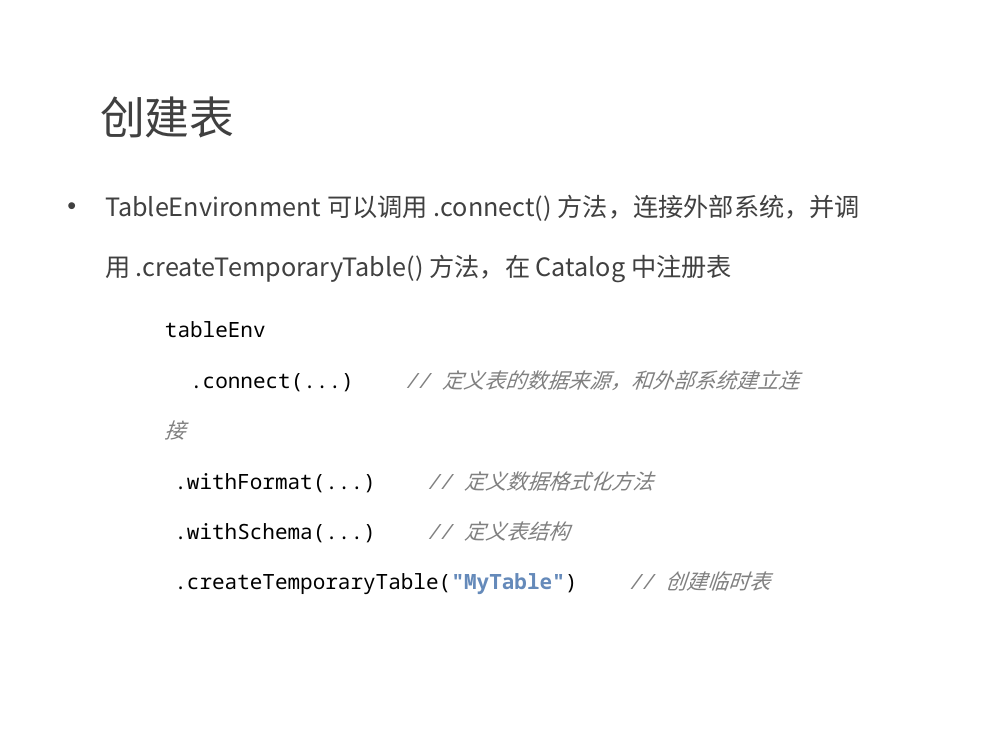
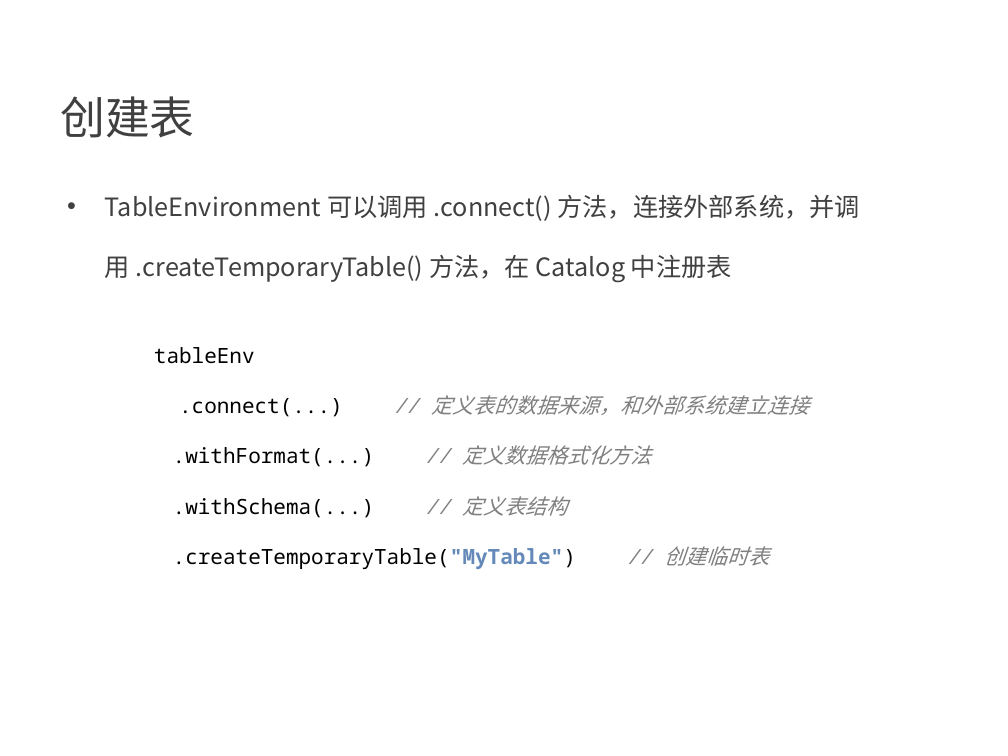
Before and after one commit to confucianzuoyuan/flink-tutorial, a slide deck: slide 7 of slides/9_Table API 和 Flink SQL.pptx (slide 8 before the commit). Drawn at 1008x756 pixels with LibreOffice and Linux fonts; fonts in the diff are those of the drawing; background and template pictures are left out. Boxes give left, top, right and bottom in pixels: in the first picture for what was removed or moved away, otherwise in the second. Text is boxed around its words. In the diff, an @@ line names an element or a change of style, - is before the commit and + after.

```diff
--- a/slides/9_Table API 和 Flink SQL.pptx
+++ b/slides/9_Table API 和 Flink SQL.pptx
@@ text "创建表" at [60, 96, 194, 138]: indent changed @@
@@ text "TableEnvironment 可以调用 .connect() 方法，连接外部系统，并调用 .createTempor ..." at [105, 195, 859, 282]: indent changed @@
@@ text "tableEnv" rewrapped from [165, 321, 799, 594] to [154, 347, 809, 569] @@
```
Also in this commit, not shown: 55 other slides changed, 1 slide removed, 5 other files.
